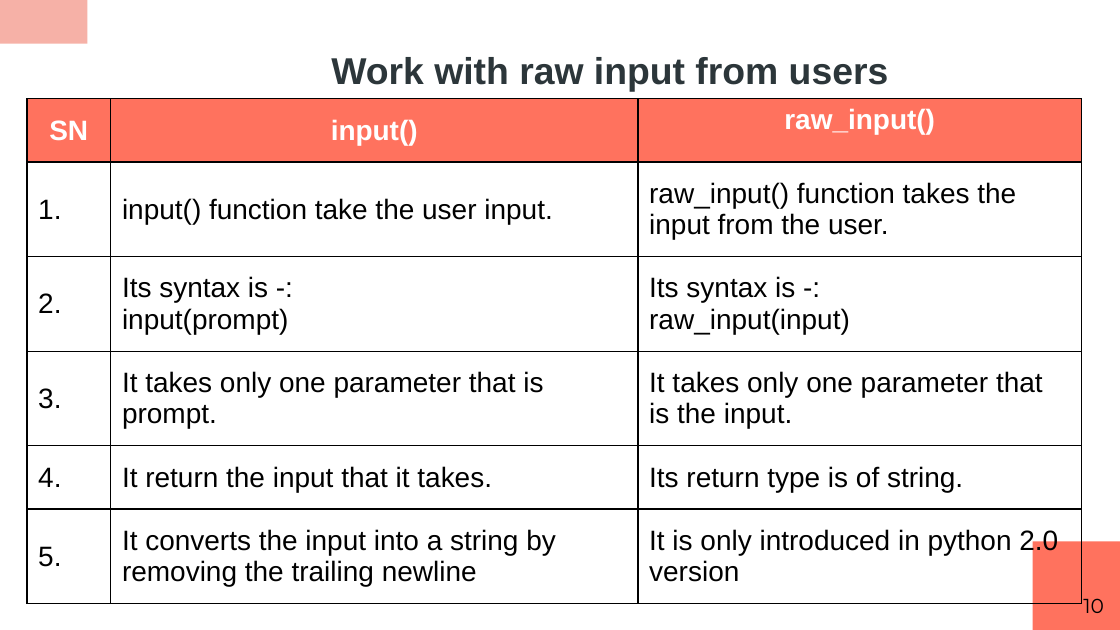
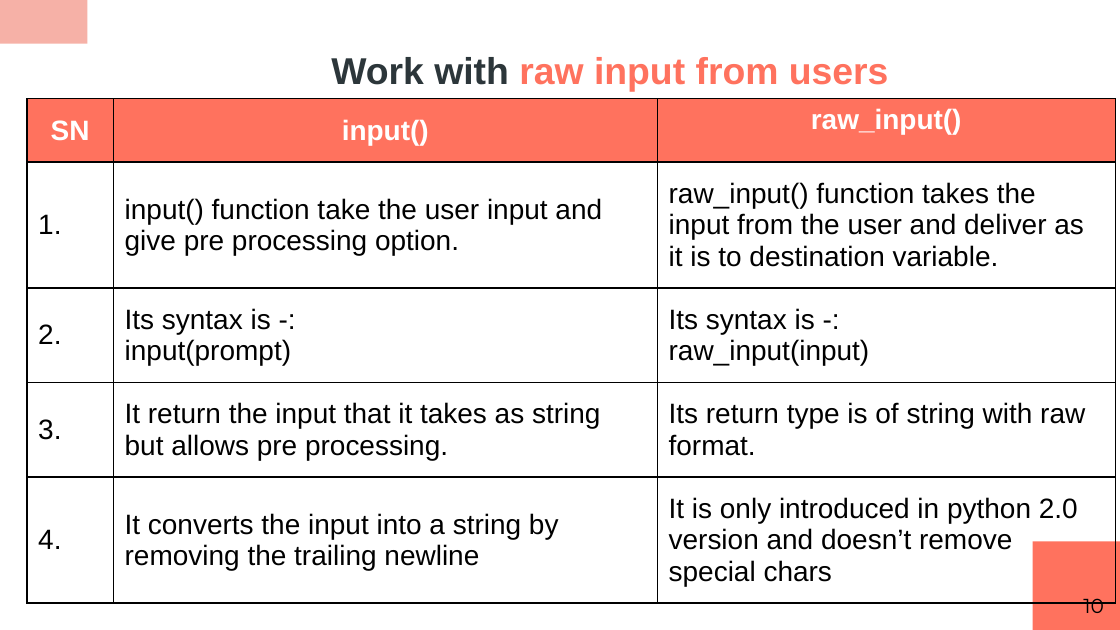
Before and after one commit to RashmivernekarN/ai_with_python_keonics, a slide deck: slide 10 of module2/ppt/Python Scripting.pptx. Drawn at 1120x630 pixels with LibreOffice and Linux fonts; fonts in the diff are those of the drawing. Boxes give left, top, right and bottom in pixels: in the first picture for what was removed or moved away, otherwise in the second. Text is boxed around its words. In the diff, an @@ line names an element or a change of style, - is before the commit and + after.

```diff
--- a/module2/ppt/Python Scripting.pptx
+++ b/module2/ppt/Python Scripting.pptx
@@ title "Work with raw input from ..." at (331, 57, 889, 92): text colour #2C363A to #FF725E in "raw input from users" @@
@@ table at (27, 99, 1116, 627) @@
-row 2, column 2: input() function take the user input.
+row 2, column 2: input() function take the user input and give pre processing option.
-row 2, column 3: raw_input() function takes the input from the user.
+row 2, column 3: raw_input() function takes the input from the user and deliver as it is to destination variable.
-row 4: 3. | It takes only one parameter that is prompt. | It takes only one parameter that is the input.
-row 5: 4. | It return the input that it takes. | Its return type is of string.
-row 6: 5. | It converts the input into a string by removing the trailing newline | It is only introduced in python 2.0 version
+row 4: 3. | It return the input that it takes as string but allows pre processing. | Its return type is of string with raw format.
+row 5: 4. | It converts the input into a string by removing the trailing newline | It is only introduced in python 2.0 version and doesn’t remove special chars
@@ table: place and size @@
-table at (27, 99, 1082, 626)
+table at (27, 99, 1116, 627)
```
Also in this commit, not shown: 27 other slides changed, 39 slides added, 4 slides removed, 4 other files.
